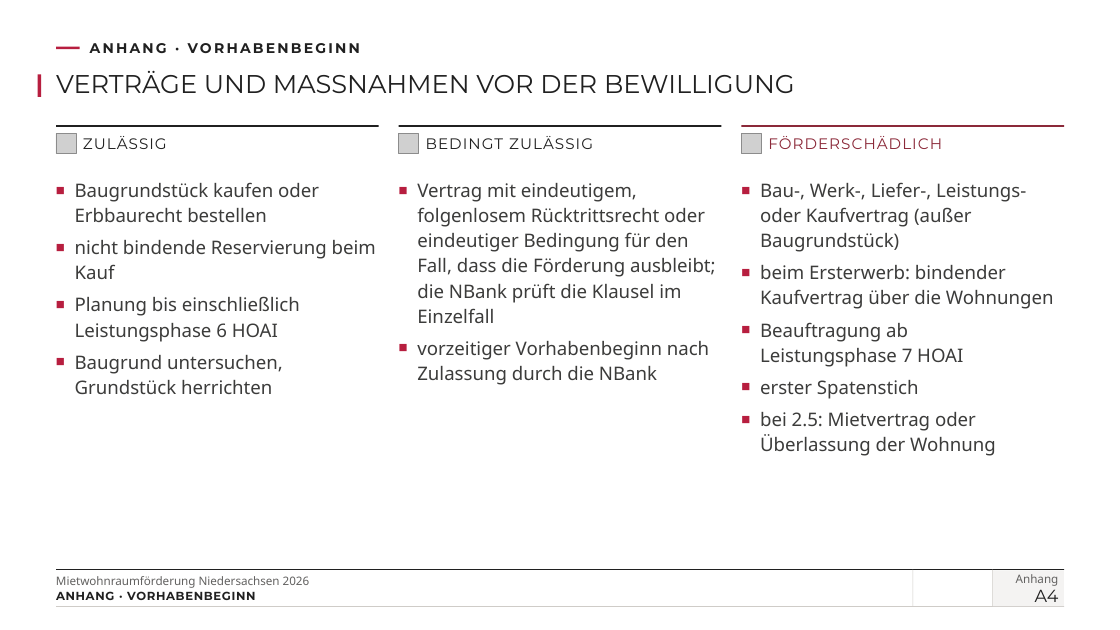
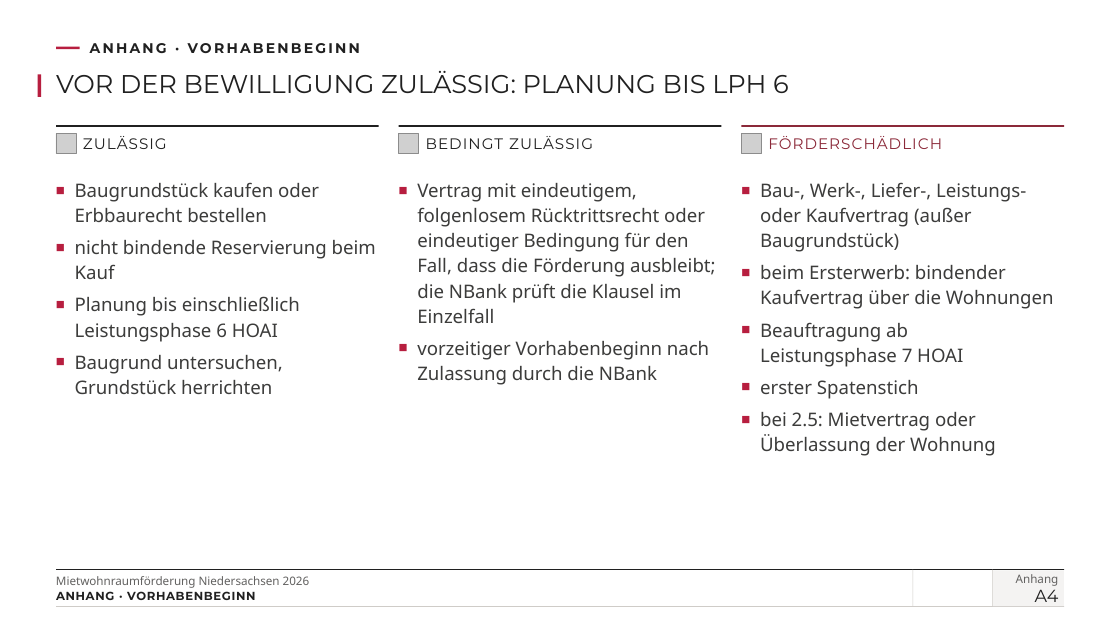
Before and after one commit to vgedaschko/NBank, a slide deck: slide 23 of praesentation/dist/PGN-Mietwohnraumfoerderung-Niedersachsen-2026-Vortrag.pptx. Drawn at 1120x630 pixels with LibreOffice and Linux fonts; fonts in the diff are those of the drawing; grey boxes stand for pictures; background and template pictures are left out. Boxes give left, top, right and bottom in pixels: in the first picture for what was removed or moved away, otherwise in the second. Text is boxed around its words. In the diff, an @@ line names an element or a change of style, - is before the commit and + after.

```diff
--- a/praesentation/dist/PGN-Mietwohnraumfoerderung-Niedersachsen-2026-Vortrag.pptx
+++ b/praesentation/dist/PGN-Mietwohnraumfoerderung-Niedersachsen-2026-Vortrag.pptx
@@ title at (56,71,789,93): text changed @@
-VERTRÄGE UND MASSNAHMEN VOR DER BEWILLIGUNG
+VOR DER BEWILLIGUNG ZULÄSSIG: PLANUNG BIS LPH 6
```
Also in this commit, not shown: 24 other slides changed, 43 other files.
